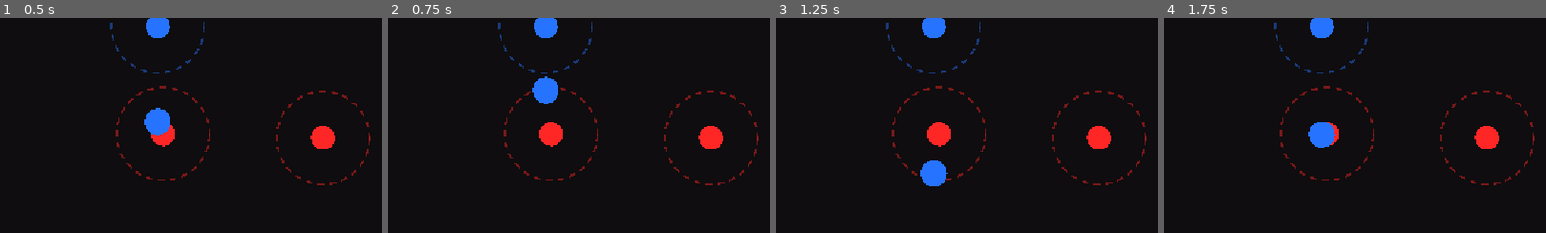
Above: before the commit, frames 1-4 (left to right).
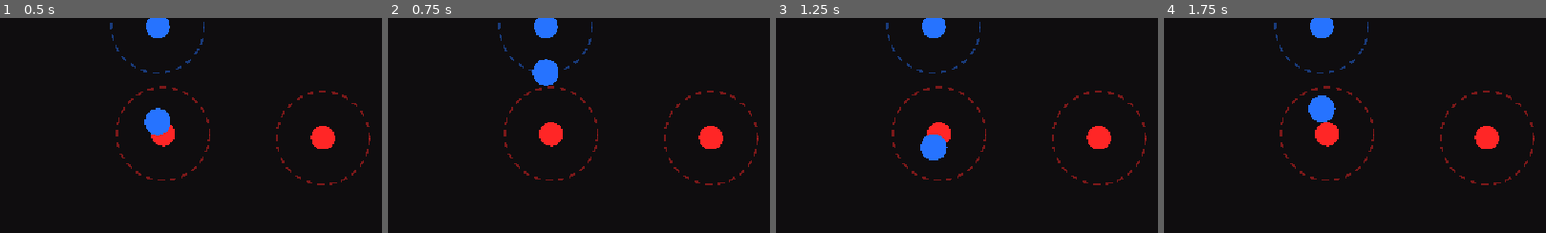
Above: after the commit, the same moments.

Repository: e-neuf/summer-summit-game-jam
Game: Godot game, scene res://levels/Level0.tscn
Two runs of this game, one before a commit and one after it. Both use one fixed random seed, a clock stepped at 60 frames per second and the inputs below. The engine's default icon, where the game draws it, is replaced by a stand-in: a white triangle on a blue panel in a dark square.
Inputs:
- Up to frame 1 (0.5 s): no input
- Up to frame 2 (0.75 s): click "RESTART" at 0.5 s
- Up to frame 3 (1.25 s): no input
- Up to frame 4 (1.75 s): click "RESTART" at 1.25 s
The pictures show only the part of the screen within x 0-50%, y 29-79%; the shares and areas given below are measured in that part.

Frame 1 is identical in both runs. In frame 2, 1.0% of the frame differs, in the area x 37-45%, y 19-40%; in frame 3, 1.3%; in frame 4, 1.3%, in the area x 37-45%, y 36-61%.
Error before the commit: Invalid call. Nonexistent function 'set_polarity' in base 'CharacterBody2D (main_character.gd)'. (res://scripts/level.gd:25)

Commit message:
remove global attractive magnets variable since it wasn't used

Diff:
--- a/scripts/Global.gd
+++ b/scripts/Global.gd
@@ -3,6 +3,5 @@
 ##FOR EASE OF IDK VARIABLE SHARING CUZ I BECAME STUPID
 
 var MC_magnets_in_range:Array=[]
-var MC_attract_magnets_in_range: Array=[]
 var Main_character=0;
 var Current_Attraction=null;
--- a/scripts/magentic_poles.gd
+++ b/scripts/magentic_poles.gd
@@ -52,7 +52,6 @@
 func _on_body_exited(body: Node2D) -> void:
 	if body.has_method("unregister_magnet"):
 		body.unregister_magnet(self);
-		body.kill_attract_mag(self);
 
 func _on_mouse_entered() -> void:
 	var is_attractive = polarity != Global.Main_character.polarity # add glow function, i lowkey dont know how to make glow effect
--- a/scripts/main_character.gd
+++ b/scripts/main_character.gd
@@ -17,8 +17,6 @@
 
 var polarity: int = 1
 var flip_cooldown: float = 0.0
-#var magnets_in_range=Global.MC_magnets_in_range
-#var attract_mag_in_range=Global.MC_attract_magnets_in_range
 
 func register_magnet(m) -> void:
 	Global.MC_magnets_in_range.append(m)
@@ -26,11 +24,9 @@
 func unregister_magnet(m) -> void:
 	Global.MC_magnets_in_range.erase(m)
 
-func add_attract_mag(m)-> void:
-	Global.MC_attract_magnets_in_range.append(m)
-
-func kill_attract_mag(m)-> void:
-	Global.MC_attract_magnets_in_range.erase(m)
+func set_polarity(pol) -> void:
+	polarity = pol
+	_update_visual()
 
 func _get_color() -> Color:
 	return POSITIVE_COLOR if polarity > 0 else NEGATIVE_COLOR
